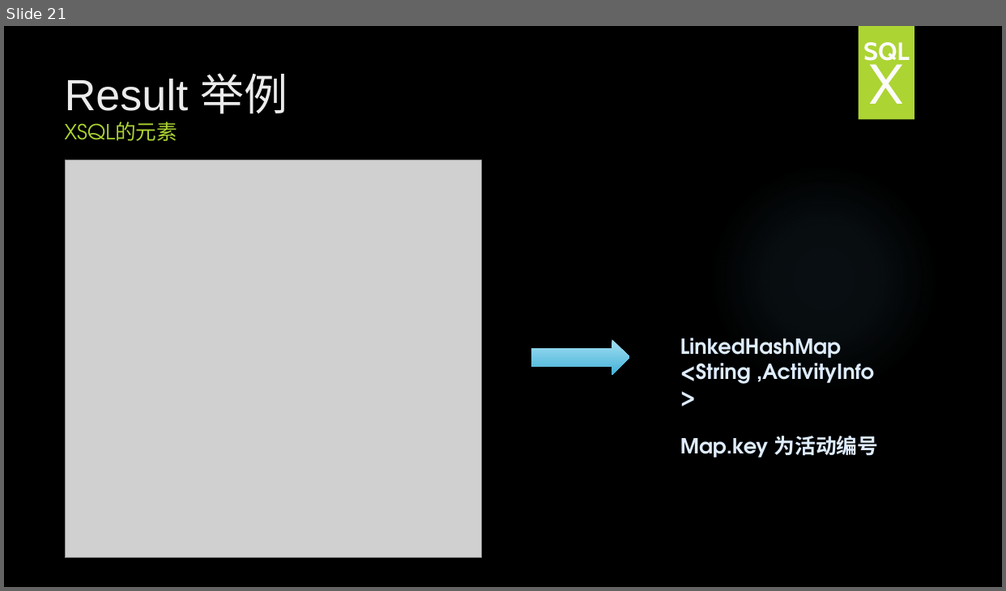
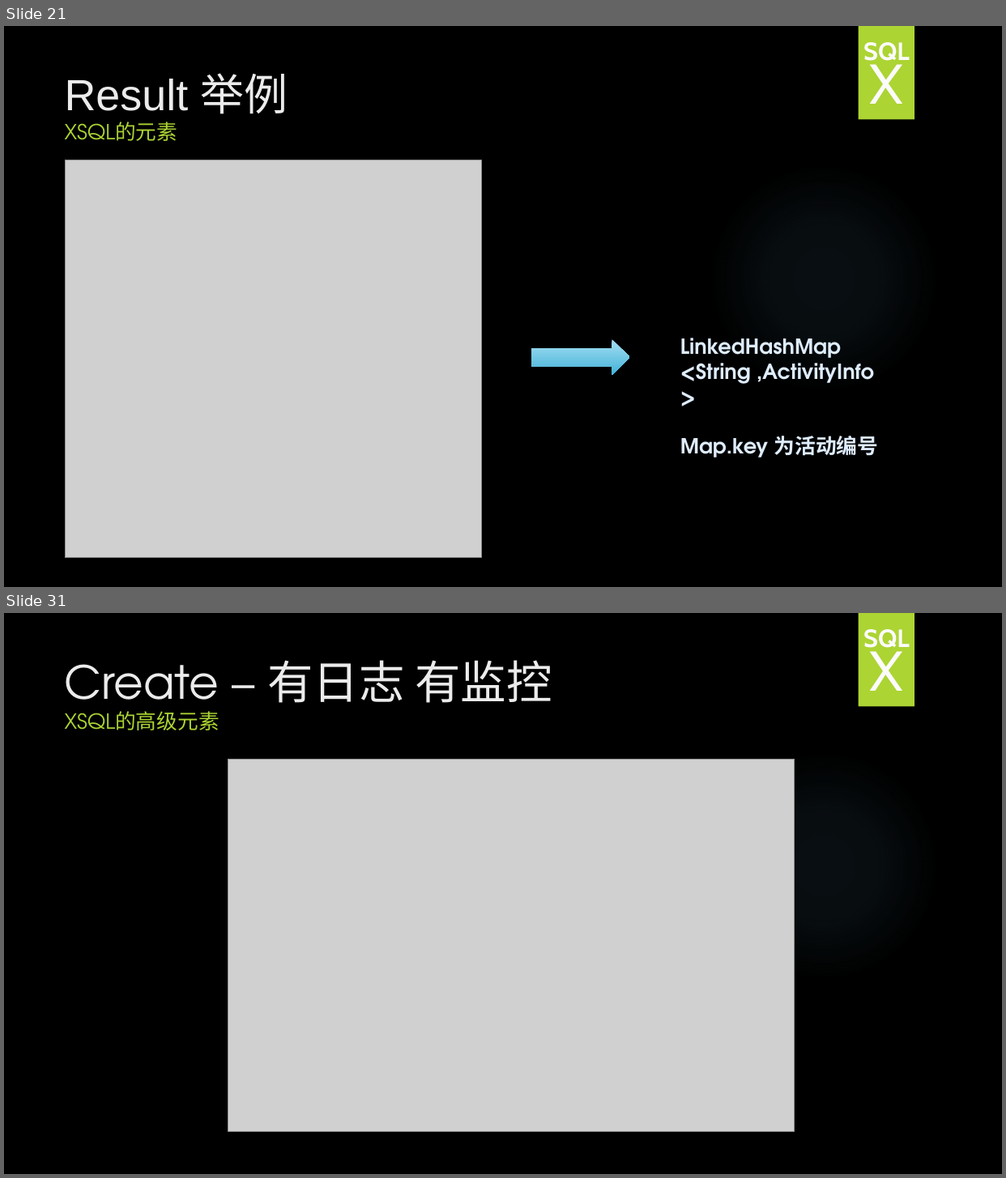
Before and after one commit to HY-ZhengWei/hy.common.XJava, a slide deck: doc/XSQL技术交流.pptx. Shown one above the other, each under a label of ours: slide 21 before the commit, slides 21 and 31 after it; the slides between them are not shown. The pictures are 1006x591 and 1006x1178 pixels, drawn with LibreOffice and Linux fonts; fonts in the diff are those of the drawing; grey boxes stand for pictures; background and template pictures are left out. Boxes give left, top, right and bottom in pixels: in the first picture for what was removed or moved away, otherwise in the second. Text is boxed around its words. In the diff, an @@ line names an element or a change of style, - is before the commit and + after.

```diff
--- a/doc/XSQL技术交流.pptx
+++ b/doc/XSQL技术交流.pptx
@@ slide 31 added at (x1=4, y1=613, x2=1002, y2=1174), background picture (left out); not listed: 2 template elements that a slide beside it also shows @@
@@ text added at (x1=863, y1=629, x2=910, y2=653), 24 pt, text pattern #EBEBEB on #FBFBFB, bold @@
+SQL
@@ title added at (x1=65, y1=660, x2=552, y2=730), 44 pt, text #EBEBEB @@
+Create – 有日志 有监控
+XSQL的高级元素
@@ text added at (x1=869, y1=643, x2=903, y2=691), 54 pt, text pattern #EBEBEB on #FBFBFB @@
+X
@@ picture added at (x1=228, y1=759, x2=795, y2=1131) @@
```
Also in this commit, not shown: 5 slides changed, 5 other slides added.
